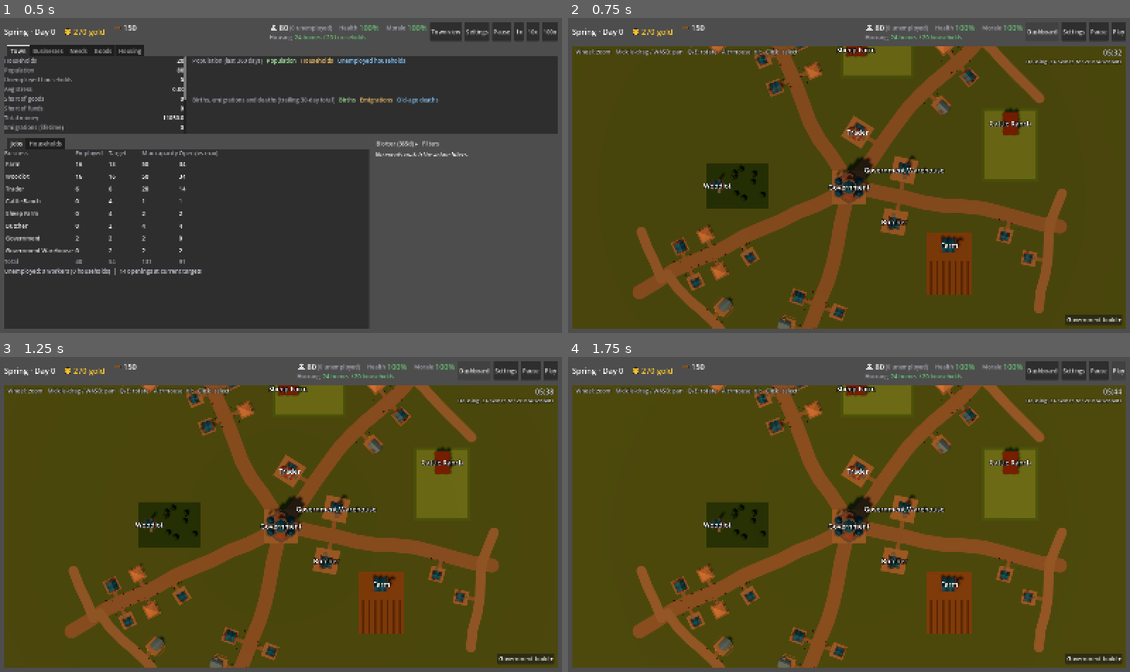
Above: before the commit, frames 1-4 (two rows, left to right).
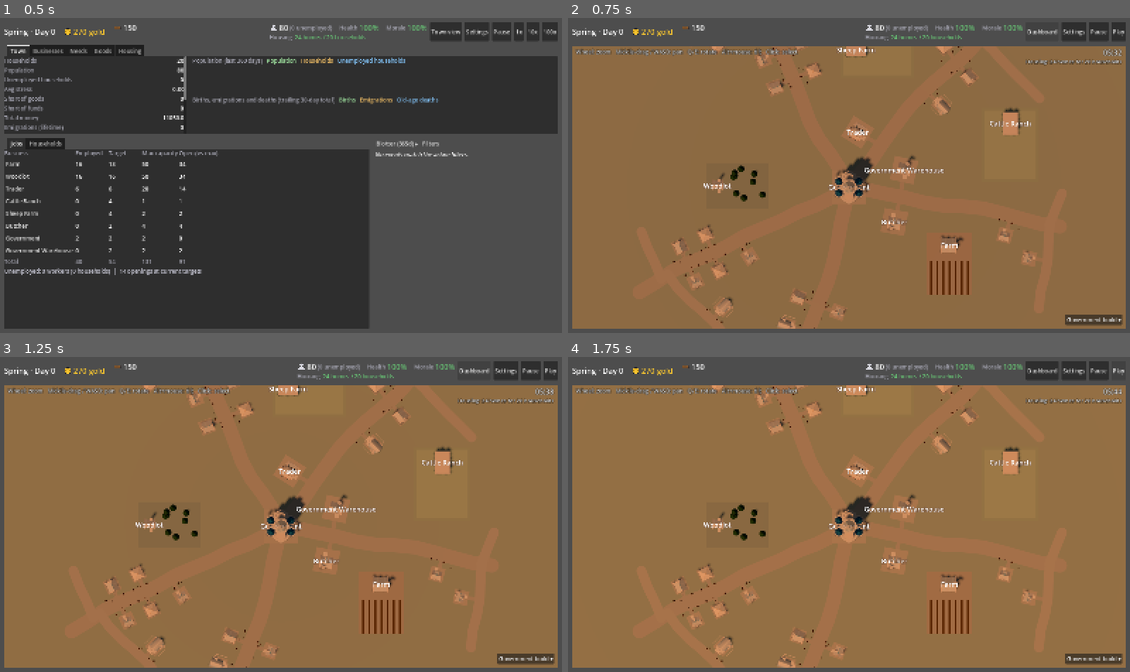
Above: after the commit, the same moments.

Repository: forsman5/sitka
Game: Godot game, scene res://scenes/sim/he_dashboard.tscn
Same seed, same stepped clock (60 frames per second), same inputs: the game is played once before the commit and once after it. This scene is started directly instead of the project's main scene.
Inputs:
- Up to frame 1 (0.5 s): no input
- Up to frame 2 (0.75 s): click "Town view" at 0.5 s
- Up to frame 3 (1.25 s): no input
- Up to frame 4 (1.75 s): click "Play" at 1.25 s

Frame 1 is identical in both runs. In frame 2, 87% of the frame differs, in the area x 0-100%, y 8-99%; in frame 3, 87%; in frame 4, 87%.

Commit message:
Town view: snow in winter
Snow layer on the ground and a roof-cap overlay on buildings, driven by the season (settles late autumn, melts early spring).

Co-Authored-By: Claude Opus 5.5 <noreply@anthropic.com>

Diff:
--- a/scripts/sim/harness/check_town_view.gd
+++ b/scripts/sim/harness/check_town_view.gd
@@ -202,6 +202,28 @@
 		check(not layout.get_site(lot["site_id"])["under_construction"], "The house replaces its foundation")
 		lot_label = view._site_nodes[lot["site_id"]]["label"]
 		check(not lot_label.text.contains("under construction"), "The finished house drops the construction label")
+	# Snow follows the season: bare until late autumn, full through winter,
+	# melting over early spring.
+	check(view.snow_cover_for_day(0 + 100) == 0.0 and view.snow_cover_for_day(200) == 0.0, "No snow in summer or early autumn")
+	check(view.snow_cover_for_day(270) == 1.0 and view.snow_cover_for_day(359) == 1.0, "Full snow through winter")
+	check(view.snow_cover_for_day(265) > 0.0 and view.snow_cover_for_day(265) < 1.0, "Snow settles over late autumn")
+	check(view.snow_cover_for_day(362) > 0.0 and view.snow_cover_for_day(362) < 1.0, "Snow melts over early spring")
+	check(view.snow_cover_for_day(360 + 270) == 1.0, "Snow returns every year")
+	var snow_sim = dashboard._simulation
+	snow_sim.day = 280
+	dashboard._refresh_header()
+	check(view.snow_cover() == 1.0, "The dashboard turns snow on in winter (cover %.2f)" % view.snow_cover())
+	var snow_layer: MeshInstance3D = view._viewport.get_node("Snow")
+	check(snow_layer.visible, "The ground snow layer shows in winter")
+	var roofs := 0
+	for node in view._sites_root.find_children("*", "MeshInstance3D", true, false):
+		if (node as MeshInstance3D).material_overlay != null:
+			roofs += 1
+	check(roofs > 0, "Buildings carry the snow overlay")
+	snow_sim.day = 380
+	dashboard._refresh_header()
+	check(view.snow_cover() == 0.0 and not snow_layer.visible, "Snow is gone by summer (cover %.2f)" % view.snow_cover())
+
 	print("TOWN VIEW %s" % ("OK" if failures == 0 else "FAILED (%d)" % failures))
 	quit(0 if failures == 0 else 1)
 
--- a/scripts/sim/household_economy/he_dashboard.gd
+++ b/scripts/sim/household_economy/he_dashboard.gd
@@ -3481,6 +3481,8 @@
 func _refresh_header() -> void:
 	var clock := _simulation.get_clock_summary()
 	_day_label.text = "%s · %s" % [clock["season_name"], _format_day(clock["day"])]
+	if _town_view != null:
+		_town_view.set_snow_cover(HETownView.snow_cover_for_day(clock["day"]))
 	_day_label.tooltip_text = "Season %d of %d, day %d of %d. Harvests, wool and herds follow the season; ranches buy grain for winter fodder in autumn." % [
 		clock["season"] + 1, HESimulation.SEASONS_PER_YEAR, clock["day_of_season"] + 1, HESimulation.DAYS_PER_SEASON]
 	_refresh_treasury()
--- a/scripts/sim/household_economy/he_town_view.gd
+++ b/scripts/sim/household_economy/he_town_view.gd
@@ -22,6 +22,7 @@
 
 const HETownLayout = preload("res://scripts/sim/household_economy/he_town_layout.gd")
 const HEVillagers = preload("res://scripts/sim/household_economy/he_villagers.gd")
+const HESimulation = preload("res://scripts/sim/household_economy/he_simulation.gd")
 const DayNightCycle = preload("res://scripts/world/day_night_cycle.gd")
 
 const MODEL_DIR := "res://assets/models/buildings/"
@@ -91,6 +92,16 @@
 const STAKE_SIZE := Vector3(0.3, 1.4, 0.3)
 const SELECTION_COLOR := Color(1.0, 0.9, 0.2, 0.45)
 
+## Winter snow: one shared shader material (shaders/town_snow.gdshader) whose
+## `cover` is driven by the season. Building meshes carry it as an overlay
+## (up-facing faces only, so roofs get a cap); a flat plane SNOW_LAYER_HEIGHT
+## above the ground carries it across roads, plazas and fields. The plane sits
+## above the road/plaza/path tops (0.08-0.10) and below building floors.
+const SNOW_SHADER := preload("res://shaders/town_snow.gdshader")
+const SNOW_LAYER_HEIGHT := 0.12
+## Days over which snow settles before winter starts and melts after it ends.
+const SNOW_RAMP_DAYS := 12
+
 static var _scene_cache: Dictionary = {}
 
 var _layout: HETownLayout
@@ -103,6 +114,10 @@
 var _environment: Environment
 var _clock_label: Label
 var _time_of_day := 0.25
+var _snow_material: ShaderMaterial
+var _snow_ground_material: ShaderMaterial
+var _snow_layer: MeshInstance3D
+var _snow_cover := 0.0
 
 var _viewport: SubViewport
 var _camera: Camera3D
@@ -209,6 +224,31 @@
 func time_of_day() -> float:
 	return _time_of_day
 
+## 0..1 snow cover for a simulation day: full through winter, settling over
+## the last SNOW_RAMP_DAYS of autumn and melting over the first of spring.
+static func snow_cover_for_day(day: int) -> float:
+	var winter_start := 3 * HESimulation.DAYS_PER_SEASON
+	var day_of_year := posmod(day, HESimulation.DAYS_PER_YEAR)
+	if day_of_year >= winter_start:
+		return 1.0
+	if day_of_year >= winter_start - SNOW_RAMP_DAYS:
+		return float(day_of_year - (winter_start - SNOW_RAMP_DAYS) + 1) / float(SNOW_RAMP_DAYS + 1)
+	if day_of_year < SNOW_RAMP_DAYS:
+		return 1.0 - float(day_of_year + 1) / float(SNOW_RAMP_DAYS + 1)
+	return 0.0
+
+## Sets how much of the town is under snow (0 bare .. 1 full).
+func set_snow_cover(amount: float) -> void:
+	_snow_cover = clampf(amount, 0.0, 1.0)
+	if _snow_material == null:
+		return
+	_snow_material.set_shader_parameter("cover", _snow_cover)
+	_snow_ground_material.set_shader_parameter("cover", _snow_cover)
+	_snow_layer.visible = _snow_cover > 0.001
+
+func snow_cover() -> float:
+	return _snow_cover
+
 ## Selects the site holding `business_id` (no-op if it has none).
 func select_business(business_id: int) -> void:
 	if _layout == null:
@@ -325,6 +365,23 @@
 	ground.material_override = _flat_material(GROUND_COLOR)
 	ground.name = "Ground"
 	_viewport.add_child(ground)
+
+	_snow_material = ShaderMaterial.new()
+	_snow_material.shader = SNOW_SHADER
+	# The ground layer is cooler and part see-through, so roads and fields
+	# read beneath it and the brighter roofs stand out against it.
+	_snow_ground_material = ShaderMaterial.new()
+	_snow_ground_material.shader = SNOW_SHADER
+	_snow_ground_material.set_shader_parameter("snow_color", Vector3(0.78, 0.84, 0.92))
+	_snow_ground_material.set_shader_parameter("opacity", 0.78)
+	_snow_layer = MeshInstance3D.new()
+	_snow_layer.mesh = plane
+	_snow_layer.material_override = _snow_ground_material
+	_snow_layer.position.y = SNOW_LAYER_HEIGHT
+	_snow_layer.cast_shadow = GeometryInstance3D.SHADOW_CASTING_SETTING_OFF
+	_snow_layer.name = "Snow"
+	_viewport.add_child(_snow_layer)
+	set_snow_cover(_snow_cover)
 
 	_sites_root = Node3D.new()
 	_sites_root.name = "Sites"
@@ -596,6 +653,7 @@
 		mesh.size = BARN_SIZE
 		barn.mesh = mesh
 		barn.material_override = _flat_material(BARN_COLOR if occupied else BARN_COLOR.lerp(Color(0.5, 0.5, 0.5), 0.6))
+		barn.material_overlay = _snow_material
 		var holder := Node3D.new()
 		barn.position = Vector3(0.0, BARN_SIZE.y * 0.5, 0.0)
 		holder.add_child(barn)
@@ -604,11 +662,14 @@
 	if not _scene_cache.has(path):
 		_scene_cache[path] = load(path)
 	var model := (_scene_cache[path] as PackedScene).instantiate() as Node3D
+	var overlay: Material = _snow_material
 	if not occupied:
-		var overlay := _flat_material(VACANT_OVERLAY)
-		overlay.transparency = BaseMaterial3D.TRANSPARENCY_ALPHA
-		for node in model.find_children("*", "MeshInstance3D", true, false):
-			(node as MeshInstance3D).material_overlay = overlay
+		var vacant := _flat_material(VACANT_OVERLAY)
+		vacant.transparency = BaseMaterial3D.TRANSPARENCY_ALPHA
+		vacant.next_pass = _snow_material
+		overlay = vacant
+	for node in model.find_children("*", "MeshInstance3D", true, false):
+		(node as MeshInstance3D).material_overlay = overlay
 	return model
 
 ## Scales a freshly built model to the art's width and sits it on the ground.
--- /dev/null
+++ b/shaders/town_snow.gdshader
@@ -0,0 +1,33 @@
+shader_type spatial;
+
+// Snow for the household town view. Used two ways with one shared material:
+// as a material_overlay on building meshes (only faces that point up turn
+// white, so roofs get a cap and walls stay clear) and on a flat plane just
+// above the ground (every face points up, so it is a full layer).
+// `cover` is 0 (bare) .. 1 (full snow); the town view drives it from the season.
+
+uniform float cover : hint_range(0.0, 1.0) = 0.0;
+// Highest alpha snow reaches; the ground layer stays a little see-through so
+// roads and fields read under it.
+uniform float opacity : hint_range(0.0, 1.0) = 1.0;
+uniform vec3 snow_color : source_color = vec3(0.94, 0.96, 1.0);
+// World-space normal.y at which snow starts to settle, and how quickly it
+// reaches full cover (steeper roofs get less).
+uniform float settle_min = 0.45;
+uniform float settle_range = 0.2;
+// Lift off the surface so the overlay does not z-fight with the mesh below.
+uniform float lift = 0.04;
+
+varying float up;
+
+void vertex() {
+	up = normalize((MODEL_MATRIX * vec4(NORMAL, 0.0)).xyz).y;
+	// `lift` is in world units whatever the model was scaled to.
+	VERTEX += NORMAL * lift / max(length(MODEL_MATRIX[0].xyz), 0.0001);
+}
+
+void fragment() {
+	ALBEDO = snow_color;
+	ROUGHNESS = 1.0;
+	ALPHA = smoothstep(settle_min, settle_min + settle_range, up) * cover * opacity;
+}
Not shown, added: shaders/town_snow.gdshader.uid
Not shown, changed: docs/household-seasons.md
